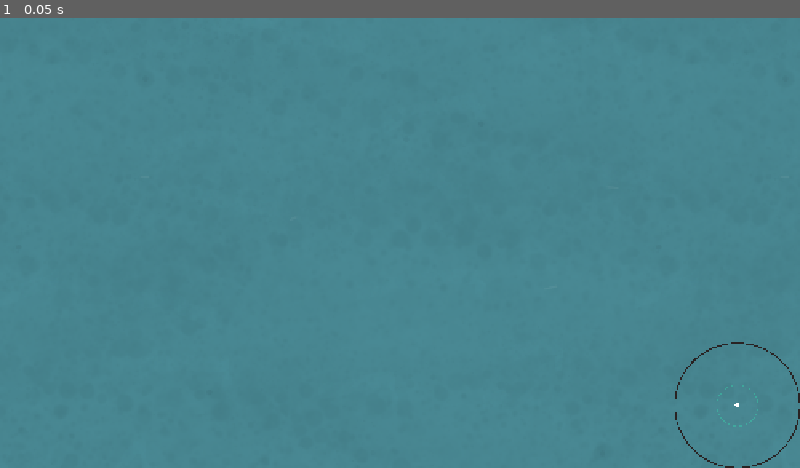
Above: before the commit, frame 1.
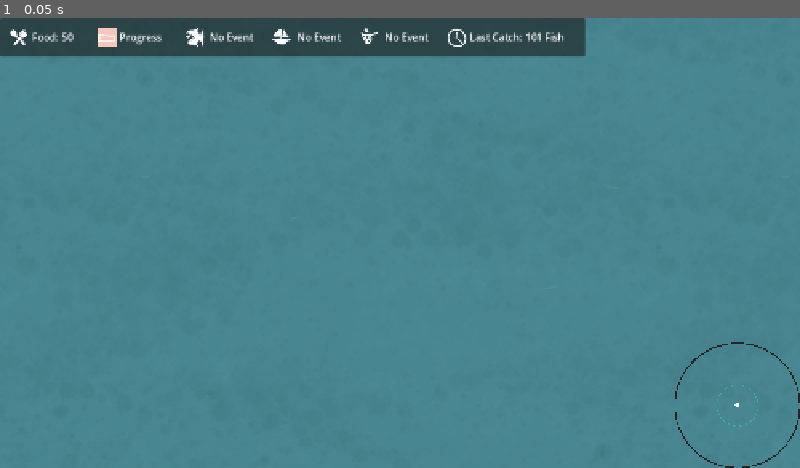
Above: after the commit, the same moment.

Repository: chocolandTV/endless_ocean
Game: Godot game, scene res://scenes/game_scene.tscn
Same seed, same stepped clock (60 frames per second), same inputs: the game is played once before the commit and once after it.
Inputs:
- Up to frame 1 (0.05 s): no input

The runs differ from the first frame. In frame 1, 6.2% of the frame differs, in the area x 0-74%, y 0-9%.

Commit message:
hud_and_testing

Diff:
--- a/scenes/game_scene.tscn
+++ b/scenes/game_scene.tscn
@@ -8,6 +8,7 @@
 [ext_resource type="PackedScene" uid="uid://cmbf36ngsnqqg" path="res://scenes/World.tscn" id="4_3avjl"]
 [ext_resource type="PackedScene" uid="uid://by55bdyf5h6ub" path="res://scenes/mini_game.tscn" id="4_xsomf"]
 [ext_resource type="PackedScene" uid="uid://dhynxf3ksl2pf" path="res://scenes/Boat.tscn" id="5_ihscc"]
+[ext_resource type="PackedScene" uid="uid://dvkb5hh7x72vy" path="res://scenes/hud.tscn" id="5_tcjrq"]
 [ext_resource type="Script" uid="uid://4tccyiwa6xp" path="res://scripts/camera_2d.gd" id="6_camera"]
 
 [node name="Game_Scene" type="Node2D" unique_id=1318297918]
@@ -23,6 +24,8 @@
 [node name="CanvasLayer" type="CanvasLayer" parent="." unique_id=608729439]
 script = ExtResource("3_dgsfn")
 
+[node name="HUD" parent="CanvasLayer" unique_id=2053066265 instance=ExtResource("5_tcjrq")]
+
 [node name="Sonar_Radar" parent="CanvasLayer" unique_id=567801495 groups=["sonar_radar"] instance=ExtResource("2_0uih2")]
 unique_name_in_owner = true
 anchors_preset = 3
@@ -37,14 +40,14 @@
 
 [node name="Minigame" parent="CanvasLayer" unique_id=569718428 instance=ExtResource("4_xsomf")]
 visible = false
-anchors_preset = 1
-anchor_left = 1.0
+anchors_preset = 15
 anchor_right = 1.0
-offset_left = -300.0
+anchor_bottom = 1.0
 offset_right = 0.0
-offset_bottom = 200.0
-grow_horizontal = 0
-scale = Vector2(0.205, 0.205)
+offset_bottom = 0.0
+grow_horizontal = 2
+grow_vertical = 2
+debug_draw_catch_rect = false
 
 [node name="MultiplayerSpawner" type="MultiplayerSpawner" parent="." unique_id=870538955 node_paths=PackedStringArray("camera")]
 _spawnable_scenes = PackedStringArray("uid://dhynxf3ksl2pf")
--- /dev/null
+++ b/scenes/hud.tscn
@@ -0,0 +1,105 @@
+[gd_scene format=3 uid="uid://dvkb5hh7x72vy"]
+
+[ext_resource type="Texture2D" uid="uid://cvut5nuu70v2d" path="res://assets/textures/icon/food_icon.png" id="1_5ysmq"]
+[ext_resource type="Script" uid="uid://chhrl76etai17" path="res://scripts/hud.gd" id="1_047uy"]
+[ext_resource type="Texture2D" uid="uid://bkx6agkf2hjnn" path="res://assets/textures/icon/progress_10_icon.png" id="2_6fi6k"]
+[ext_resource type="Texture2D" uid="uid://ohk01ihtwmci" path="res://assets/textures/icon/big_fish_icon.png" id="3_uo2fv"]
+[ext_resource type="Texture2D" uid="uid://dbjdwjrvjt8og" path="res://assets/textures/icon/boat_icon.png" id="4_uo2fv"]
+[ext_resource type="Texture2D" uid="uid://c1kkvufjjk5p0" path="res://assets/textures/icon/last_catch_icon.png" id="5_047uy"]
+[ext_resource type="Texture2D" uid="uid://dauelg3uelbbn" path="res://assets/textures/icon/time_icon.png" id="7_5pdws"]
+
+[node name="HUD" type="Control" unique_id=2053066265]
+layout_mode = 3
+anchors_preset = 15
+anchor_right = 1.0
+anchor_bottom = 1.0
+grow_horizontal = 2
+grow_vertical = 2
+script = ExtResource("1_047uy")
+
+[node name="PanelContainer" type="PanelContainer" parent="." unique_id=1697041397]
+layout_mode = 0
+offset_right = 40.0
+offset_bottom = 40.0
+
+[node name="MarginContainer" type="MarginContainer" parent="PanelContainer" unique_id=1406994360]
+layout_mode = 2
+theme_override_constants/margin_left = 15
+theme_override_constants/margin_top = 15
+theme_override_constants/margin_right = 15
+theme_override_constants/margin_bottom = 15
+
+[node name="HBoxContainer" type="HBoxContainer" parent="PanelContainer/MarginContainer" unique_id=1062984483]
+layout_mode = 2
+
+[node name="Player_Info_01" type="HBoxContainer" parent="PanelContainer/MarginContainer/HBoxContainer" unique_id=1702085871]
+layout_mode = 2
+
+[node name="TextureRect" type="TextureRect" parent="PanelContainer/MarginContainer/HBoxContainer/Player_Info_01" unique_id=490572298]
+layout_mode = 2
+texture = ExtResource("1_5ysmq")
+
+[node name="Food_Label" type="Label" parent="PanelContainer/MarginContainer/HBoxContainer/Player_Info_01" unique_id=1054624269]
+custom_minimum_size = Vector2(100, 0)
+layout_mode = 2
+text = "Food: 50     "
+
+[node name="Player_Info_02" type="HBoxContainer" parent="PanelContainer/MarginContainer/HBoxContainer" unique_id=860591879]
+layout_mode = 2
+
+[node name="TextureRect" type="TextureRect" parent="PanelContainer/MarginContainer/HBoxContainer/Player_Info_02" unique_id=1345565574]
+layout_mode = 2
+texture = ExtResource("2_6fi6k")
+
+[node name="Progress_Label" type="Label" parent="PanelContainer/MarginContainer/HBoxContainer/Player_Info_02" unique_id=1289423268]
+custom_minimum_size = Vector2(100, 0)
+layout_mode = 2
+text = "Progress"
+
+[node name="Player_Info_03" type="HBoxContainer" parent="PanelContainer/MarginContainer/HBoxContainer" unique_id=425039990]
+layout_mode = 2
+
+[node name="TextureRect" type="TextureRect" parent="PanelContainer/MarginContainer/HBoxContainer/Player_Info_03" unique_id=1753832157]
+layout_mode = 2
+texture = ExtResource("3_uo2fv")
+
+[node name="Event_Label" type="Label" parent="PanelContainer/MarginContainer/HBoxContainer/Player_Info_03" unique_id=2136431695]
+custom_minimum_size = Vector2(100, 0)
+layout_mode = 2
+text = " No Event"
+
+[node name="Player_Info_04" type="HBoxContainer" parent="PanelContainer/MarginContainer/HBoxContainer" unique_id=229009521]
+layout_mode = 2
+
+[node name="TextureRect" type="TextureRect" parent="PanelContainer/MarginContainer/HBoxContainer/Player_Info_04" unique_id=1059519719]
+layout_mode = 2
+texture = ExtResource("4_uo2fv")
+
+[node name="Active_Fisher_Label" type="Label" parent="PanelContainer/MarginContainer/HBoxContainer/Player_Info_04" unique_id=998041370]
+custom_minimum_size = Vector2(100, 0)
+layout_mode = 2
+text = " No Event"
+
+[node name="Player_Info_05" type="HBoxContainer" parent="PanelContainer/MarginContainer/HBoxContainer" unique_id=966216884]
+layout_mode = 2
+
+[node name="TextureRect" type="TextureRect" parent="PanelContainer/MarginContainer/HBoxContainer/Player_Info_05" unique_id=1839301758]
+layout_mode = 2
+texture = ExtResource("5_047uy")
+
+[node name="Last_Catch_Label" type="Label" parent="PanelContainer/MarginContainer/HBoxContainer/Player_Info_05" unique_id=605906727]
+custom_minimum_size = Vector2(100, 0)
+layout_mode = 2
+text = " No Event"
+
+[node name="Player_Info_06" type="HBoxContainer" parent="PanelContainer/MarginContainer/HBoxContainer" unique_id=1112498167]
+layout_mode = 2
+
+[node name="TextureRect" type="TextureRect" parent="PanelContainer/MarginContainer/HBoxContainer/Player_Info_06" unique_id=694575162]
+layout_mode = 2
+texture = ExtResource("7_5pdws")
+
+[node name="Time_Played_Label" type="Label" parent="PanelContainer/MarginContainer/HBoxContainer/Player_Info_06" unique_id=1934463416]
+custom_minimum_size = Vector2(170, 0)
+layout_mode = 2
+text = "Last Catch: 101 Fish"
--- a/scripts/GameState.gd
+++ b/scripts/GameState.gd
@@ -21,13 +21,14 @@
 var current_game_state : GAME_STATE = GAME_STATE.OVERWORLD
 var last_game_state : GAME_STATE = GAME_STATE.MENU
 var player_controls_enabled : bool = true
+var player_node : Node2D = null
 
 # private variables
 # minigame variables
+var _start_time : float  = 0
 var current_session_id : int = -1
 var current_food : int = 0
 var _fishing_session : Dictionary  ={}
-var _player_node : Node2D = null
 #stats
 var stat_total_fish_catched : int = 0
 var stat_total_fish_escaped : int = 0
@@ -40,6 +41,7 @@
 var stat_unlocked_skins : int = 0
 
 func _ready() -> void:
+    _start_time = Time.get_ticks_msec()
     if instance == null:
         instance = self
     #network signals
@@ -52,8 +54,18 @@
     if Input.is_action_just_pressed("fishing") and current_game_state == GAME_STATE.OVERWORLD:
         on_fishing_button_pressed_in_overworld()
 
+func get_current_playtime() -> String:
+    # get current playtime
+    var _current_playtime : float = Time.get_ticks_msec() - _start_time
+    # format current playtime in hh:mm:ss
+    var total_seconds : int = floori(_current_playtime / 1000.0)
+    var hours : int = floori(total_seconds / 3600.0)
+    var minutes : int = floori((total_seconds % 3600) / 60.0)
+    var seconds : int = total_seconds % 60
+    return "%02d:%02d:%02d" % [hours, minutes, seconds]
+
 func set_player(_node : Node2D)->void:
-    _player_node = _node
+    player_node = _node
 
 
 #### NETWORK
@@ -61,8 +73,8 @@
 func on_fishing_button_pressed_in_overworld() -> void:
     #get player pos and secure with zero vector
     var _position : Vector2 = Vector2.ZERO
-    if _player_node:
-        _position = _player_node.global_position
+    if player_node:
+        _position = player_node.global_position
 
     Network.request_start_fishing.rpc_id(1,_position)
 
@@ -82,6 +94,7 @@
 
 #### on fishing started signal connect
 func _on_fishing_session_started(fishing_session : Dictionary)->void:
+    print("Start Fishing Session")
     current_session_id = fishing_session.get("id", 1)
     _fishing_session = fishing_session
     #change gamestate
@@ -117,7 +130,7 @@
         print("Fishing_UI: You catched %s fish", _reward)
         minigame_finished.emit(true, _reward, Time.get_ticks_msec())
         #Save last success fisher
-        Network.request_last_fishing(_reward, _player_node.name)
+        Network.request_last_fishing(_reward, player_node.name)
 
     else:
         print("Fishing_UI: The fish escaped.")
--- a/scripts/fish_minigame_spawner.gd
+++ b/scripts/fish_minigame_spawner.gd
@@ -11,6 +11,10 @@
 	pass
 
 func spawn_fishcrowd(_count : int) ->void:
+	#clear childs
+	for x in get_children():
+		x.queue_free()
+
 	# reset parameter
 	current_grid = 0.0
 
--- /dev/null
+++ b/scripts/hud.gd
@@ -0,0 +1,24 @@
+extends Control
+
+@onready var food_label : Label = $PanelContainer/MarginContainer/HBoxContainer/Player_Info_01/Food_Label
+@onready var progress_label : Label = $PanelContainer/MarginContainer/HBoxContainer/Player_Info_02/Progress_Label
+@onready var event_label : Label = $PanelContainer/MarginContainer/HBoxContainer/Player_Info_03/Event_Label
+@onready var active_fisher_label : Label =$PanelContainer/MarginContainer/HBoxContainer/Player_Info_04/Active_Fisher_Label
+@onready var last_catch_label : Label = $PanelContainer/MarginContainer/HBoxContainer/Player_Info_05/Last_Catch_Label
+@onready var time_played_label : Label = $PanelContainer/MarginContainer/HBoxContainer/Player_Info_06/Time_Played_Label
+
+# Called when the node enters the scene tree for the first time.
+func _ready() -> void:
+	Network.game_state_updated.connect(_on_game_state_updated)
+
+func _on_game_state_updated(_state:  Dictionary)->void:
+	food_label.text = "Food: %s" %[_state["food"][Game_State_Manager.instance.player_node.name]]
+	var _percent : float  = _state["progess"] / Network.DEFAULT_BOSS_FOOD_CONDITION * 100
+	progress_label.text = "Progress: %" %[str( _percent)]
+	var _text_is_spawned :String = "No Event"
+	if _state["boss_spawned"]:
+		_text_is_spawned = "Big fish event"
+	event_label.text  =    _text_is_spawned
+	active_fisher_label.text  = str(_state["active_fishers"].size())
+	last_catch_label.text = "Last Catch: %s Fishes" %[_state["last_fisher"]]
+	time_played_label.text = Game_State_Manager.instance.get_current_playtime()
--- a/scripts/network.gd
+++ b/scripts/network.gd
@@ -4,7 +4,7 @@
 signal connection_changed(_connected : bool)
 signal game_state_updated(state:  Dictionary)
 signal fishing_result_received(success : bool,message : String, reward : int)
-signal fishing_session_started_received(_session_id: int, _fishing_sessions : Dictionary)
+signal fishing_session_started_received(_fishing_sessions : Dictionary)
 signal fishing_session_ended_received(_success : bool, message: String)
 
 
@@ -16,7 +16,7 @@
 
 const FOOD_DECAY_TIME : int = 30
 const FISHING_COOLDOWN_MS : int = 1500
-const MIN_FISHING_DURATION_MS : int = 3000
+const MIN_FISHING_DURATION_MS : int = 100
 const MAX_FISHING_DURATION_MS: int  = 45000
 const INPUT_INTERVAL_MS : int = 100
 const MIN_INPUT_SAMPLES: int  = 15
@@ -165,6 +165,8 @@
     if fishing_sessions.has(sender_id):
         print("allready in session")
         _fishing_errors +=1
+        await get_tree().create_timer(3.0).timeout
+        fishing_sessions.erase(sender_id)
         return
 
 
@@ -173,7 +175,8 @@
 
     if now - last_time < FISHING_COOLDOWN_MS:
         _fishing_errors +=1
-        print("so short delay to fishing")
+
+        print("so short delay to fishing -> %s ms" % [now - last_time < FISHING_COOLDOWN_MS])
         return
 
     # decrease player food
@@ -185,14 +188,14 @@
     fishing_sessions[sender_id] =  {
         "id" : session_id,
         "started_ms" : now,
-        "fish_count" : randi_range(1,5 +_count_players()),
+        "fish_count" : randi_range(1,10 +_count_players()),
         "position" : _position,
     }
     active_fishers[sender_id] = true
     last_fishing_time[sender_id] = now
     #stat
     _server_calls +=1
-    on_fishing_session_started.rpc_id(sender_id, session_id, fishing_sessions[sender_id])
+    on_fishing_session_started.rpc_id(sender_id, fishing_sessions[sender_id])
     _broadcast_state()
 
 #clients submits its current slider and button state
@@ -351,8 +354,8 @@
 
 
 @rpc("authority","call_remote","reliable")
-func on_fishing_session_started(session_id : int, _fishing_sessions : Dictionary)->void:
-    fishing_session_started_received.emit(session_id, _fishing_sessions)
+func on_fishing_session_started(_fishing_sessions : Dictionary)->void:
+    fishing_session_started_received.emit(_fishing_sessions)
 
 @rpc("authority","call_remote", "reliable")
 func on_fishing_session_ended(success : bool, message: String) ->void:
@@ -367,7 +370,7 @@
 @rpc("authority","call_remote", "reliable")
 func receive_state(state : Dictionary) ->void:
     game_state_updated.emit(state)
-    print("received state")
+
 
 #### BASE DECAY FOOD FUNCTION OVER TIME
 func _decay_food() ->void:
Binary file added: assets/textures/icon/big_fish_icon.png
Not shown, added: assets/textures/icon/big_fish_icon.png.import
Binary file added: assets/textures/icon/boat_icon.png
Not shown, added: assets/textures/icon/boat_icon.png.import
Binary file added: assets/textures/icon/food_icon.png
Not shown, added: assets/textures/icon/food_icon.png.import
Binary file added: assets/textures/icon/last_catch_icon.png
Not shown, added: assets/textures/icon/last_catch_icon.png.import
Binary file added: assets/textures/icon/progress_100_icon.png
Not shown, added: assets/textures/icon/progress_100_icon.png.import
Binary file added: assets/textures/icon/progress_10_icon.png
Not shown, added: assets/textures/icon/progress_10_icon.png.import
(and 19 more such lines)
